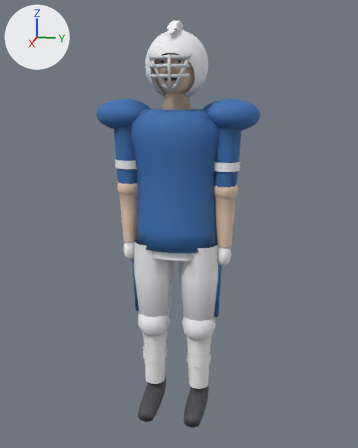
One commit to the glTF model assets/models3d/football_hd.glb: the scene before it, then after it.
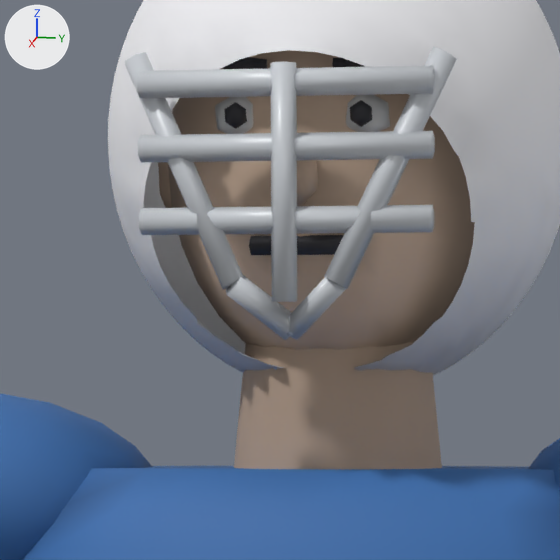
There are two pictures of each version: one whole from a 50 mm camera at (2.275, 0.467, 1.532) aimed at (0.008, 0.014, 0.966), one close up on the part from 36% to 58% of the width and 10% to 27% of the height. The axes (+X, +Y, +Z) are drawn at upper left. The lights are the same throughout. The older version's two pictures come first.

In view in the first close-up: 'asu_athlete'.
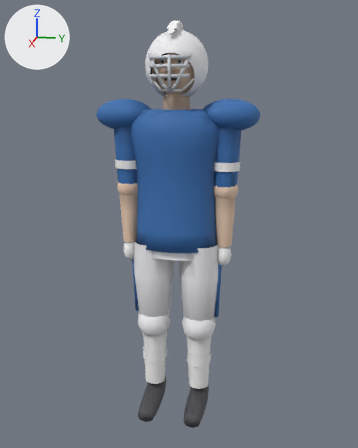
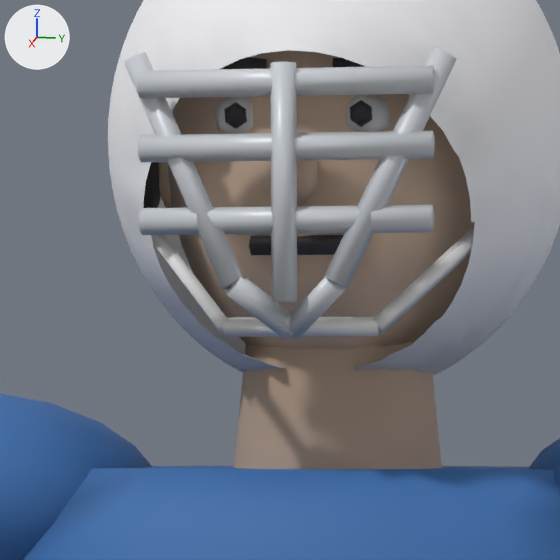
Changed parts and their boxes [x1, y1, x2, y2] in the close-ups (560 x 560 px; the box of a moved part takes in the faces that stretch with it):
part 1 of me_asu_athlete, added
    after: [222, 317, 379, 337]
part 2 of me_asu_athlete, added
    after: [143, 162, 161, 208]
part 3 of me_asu_athlete, moved or reshaped
    before: [112, 178, 537, 228]
    after: [112, 178, 537, 335]
part 4 of me_asu_athlete, edited (looks the same)
    both: [67, 119, 560, 512]

Patch to the scene script:
```diff
--- a/assets/models3d/football_hd.glb.py
+++ b/assets/models3d/football_hd.glb.py
@@ me_asu_athlete @@
 # used by ob_asu_athlete; location = (0.0, 0.0, 0.0)
-me_asu_athlete.from_pydata(...)  # 4048 vertices, 7408 faces; spans x -0.16..0.2, y -0.38..0.38, z 0.0..1.88
+me_asu_athlete.from_pydata(...)  # 4096 vertices, 7484 faces; spans x -0.16..0.2, y -0.38..0.38, z 0.0..1.88
+# me_asu_athlete part 1: the loose piece of 8 vertices spanning x 0.1..0.11, y -0.03..0.03, z 1.62..1.63 is copied, and the copy is scaled about its middle by (1, 1.53, 1), then moved by (0.0, 0.0, -0.05), in mat_asu_trim; it spans x 0.1..0.11, y -0.05..0.05, z 1.58..1.59
+# me_asu_athlete part 2: a new loose piece, an icosphere of 20 faces spanning x -0.017..0.007, y -0.125..-0.113, z 1.642..1.71, in mat_asu_dark
+# me_asu_athlete part 3
+# 50 faces are deleted
+# 3 vertices move within x 0.02..0.05, y -0.12..0.12, z 1.55..1.65
+# 16 vertices are added at x 0.05..0.11, y -0.12..0.12, z 1.58..1.65
+# 24 new faces join them, mat_asu_trim
+# 50 new faces join them, mat_asu_helmet
+# me_asu_athlete part 4: 106 kept faces spanning x -0.01..0.15, y -0.19..0.18, z 1.48..1.73 get new vertex colours
+# other edits to the shape of me_asu_athlete do not show in these pictures
 me_asu_athlete.materials.append(mat_asu_jersey)
```
